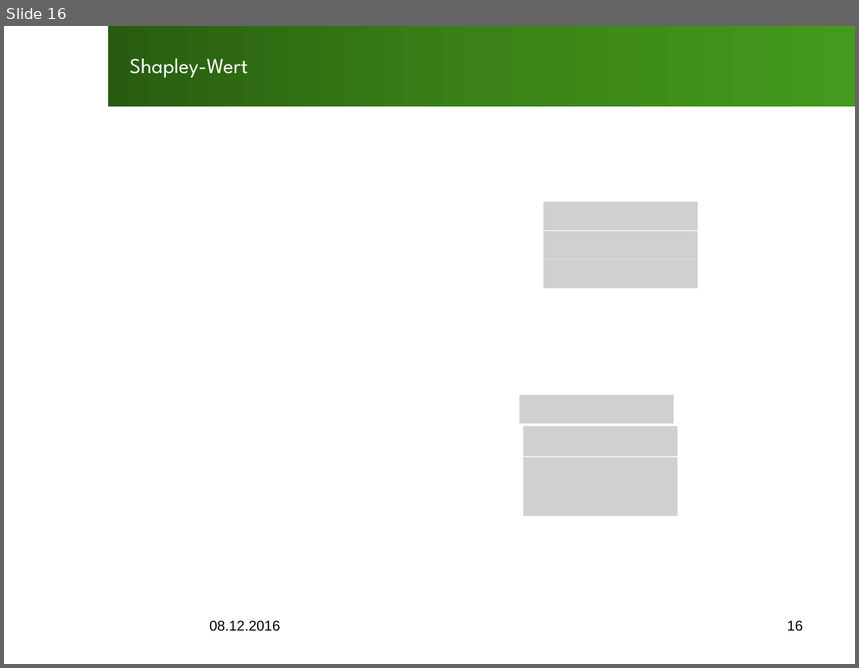
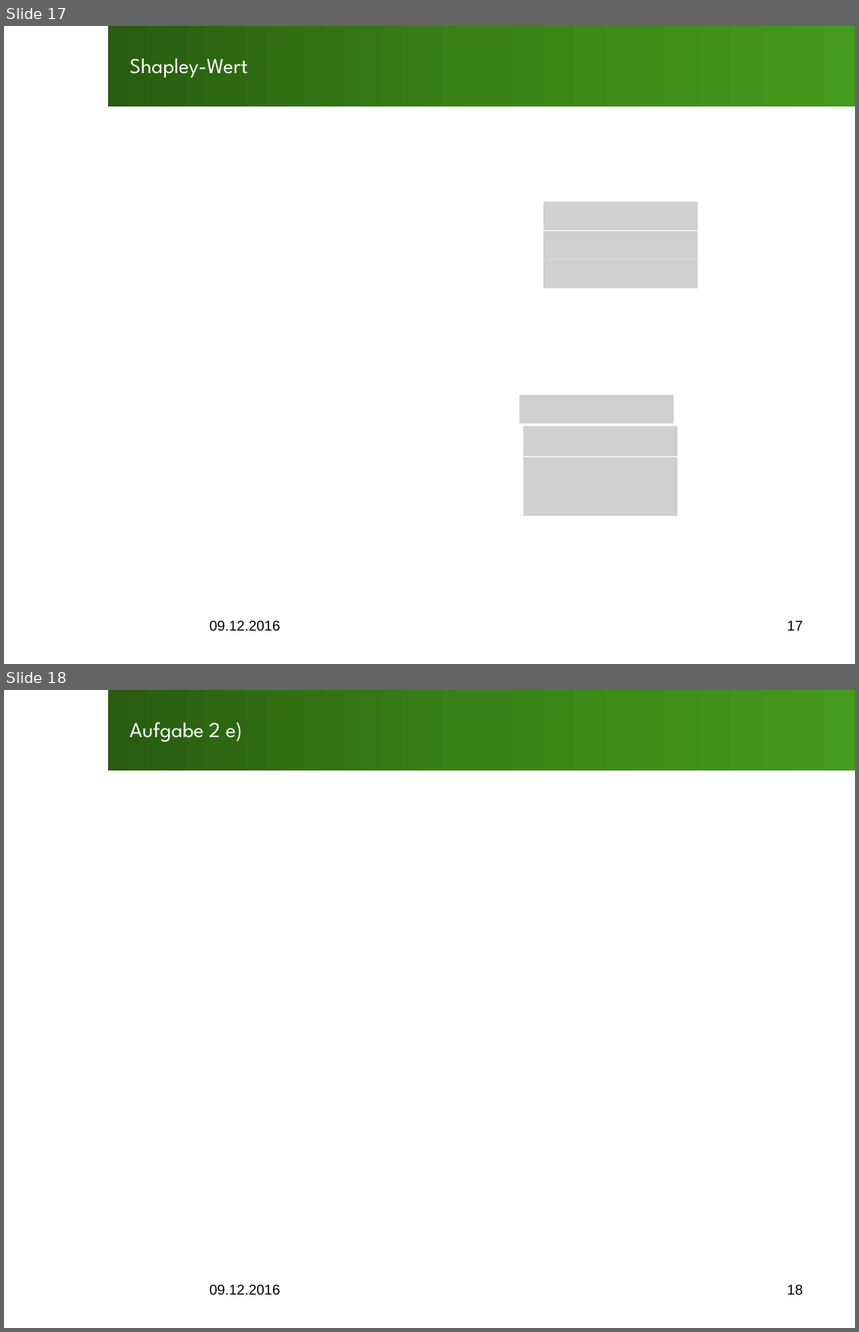
Before and after one commit to SOAS-Uni-Augsburg/ws16-17-group-13, a slide deck: Blatt07/Uebung7.pptx. Shown one above the other, each under a label of ours: slide 16 before the commit, slides 17 and 18 after it. The pictures are 859x668 and 859x1332 pixels, drawn with LibreOffice and Linux fonts; fonts in the diff are those of the drawing; grey boxes stand for pictures; background and template pictures are left out. Boxes give left, top, right and bottom in pixels: in the first picture for what was removed or moved away, otherwise in the second. Text is boxed around its words. In the diff, an @@ line names an element or a change of style, - is before the commit and + after.

```diff
--- a/Blatt07/Uebung7.pptx
+++ b/Blatt07/Uebung7.pptx
@@ slide 18 added at box(4, 690, 855, 1328), background #FFFFFF; not listed: 1 template element that a slide beside it also shows @@
@@ title added at box(129, 722, 243, 742), 18 pt, text #FFFFFF @@
+Aufgabe 2 e)
@@ text added at box(209, 1285, 280, 1296), 12 pt, text #000000 @@
+09.12.2016
@@ page number added at box(788, 1285, 804, 1295), 12 pt, text #000000 @@
+18
@@ what was slide 16 is now slide 17 @@
@@ slide 17 changed as well @@
@@ text at box(209, 621, 280, 632): text changed @@
-08.12.2016
+09.12.2016
@@ page number at box(788, 621, 804, 631): text changed @@
-16
+17
```
Also in this commit, not shown: 14 other slides changed, 14 other slides added, 1 other file.
